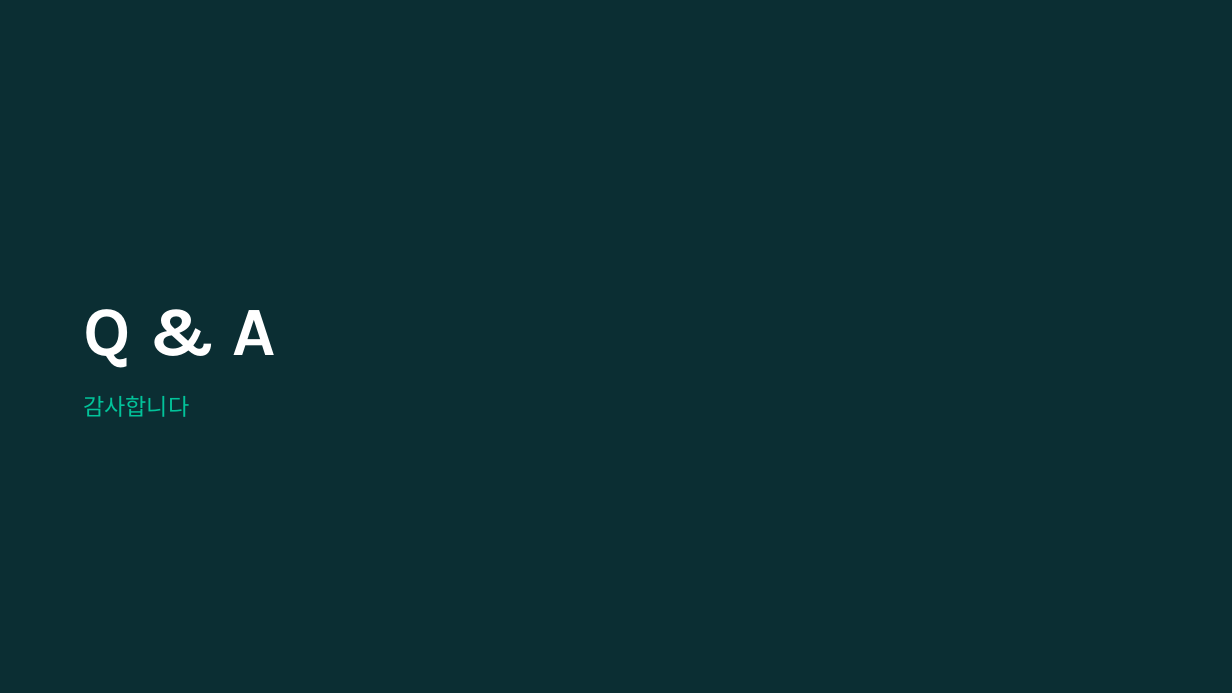
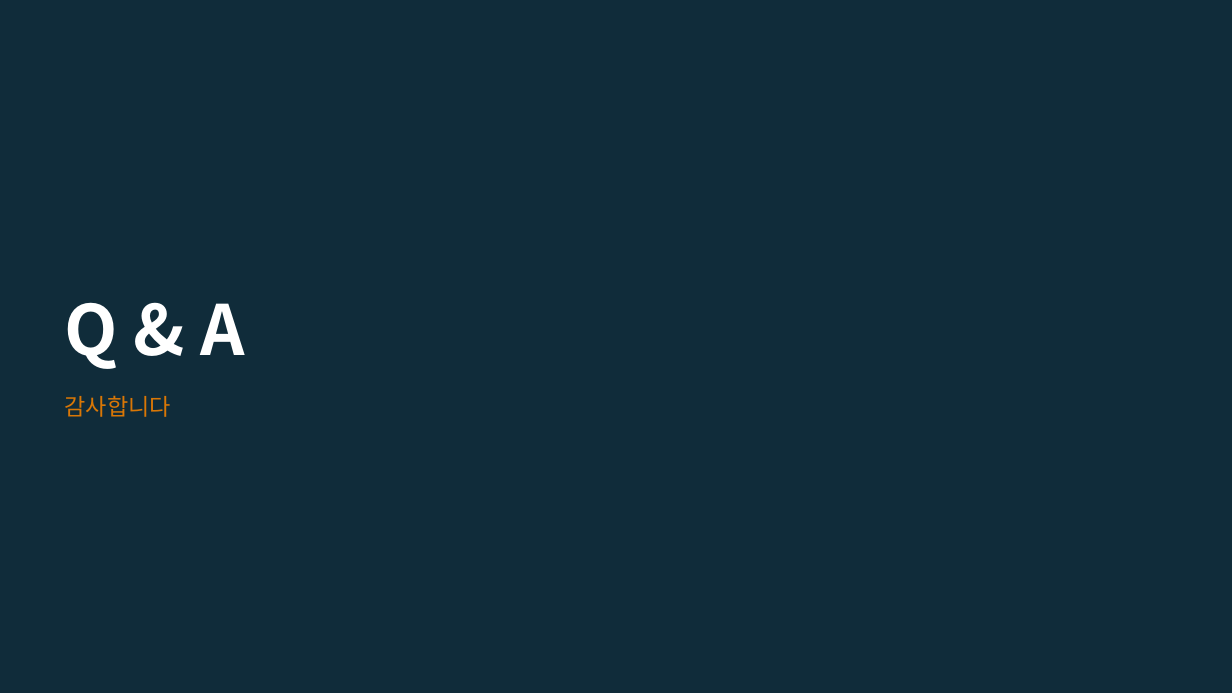
Before and after one commit to yojokem/-, a slide deck: slide 14 of 치과약리학실험2-논문발표/치과약리학실험2_논문발표.pptx (slide 10 before the commit). Drawn at 1232x693 pixels with LibreOffice and Linux fonts; fonts in the diff are those of the drawing. Boxes give left, top, right and bottom in pixels: in the first picture for what was removed or moved away, otherwise in the second. Text is boxed around its words. In the diff, an @@ line names an element or a change of style, - is before the commit and + after.

```diff
--- a/치과약리학실험2-논문발표/치과약리학실험2_논문발표.pptx
+++ b/치과약리학실험2-논문발표/치과약리학실험2_논문발표.pptx
@@ background #0B2E33 to #102C3A @@
@@ text "Q & A": place and size @@
-text "Q & A" at bbox=[83, 309, 276, 368]
+text "Q & A" at bbox=[65, 302, 245, 369]
@@ text "Q & A" at bbox=[65, 302, 245, 369]: font Karla to Noto Sans CJK KR @@
@@ text "감사합니다": place and size @@
-text "감사합니다" at bbox=[83, 395, 189, 417]
+text "감사합니다" at bbox=[65, 395, 171, 417]
@@ text "감사합니다" at bbox=[65, 395, 171, 417]: text colour #02C39A to #D97706 @@
```
Also in this commit, not shown: 14 slides added, 9 slides removed, 5 other files.
